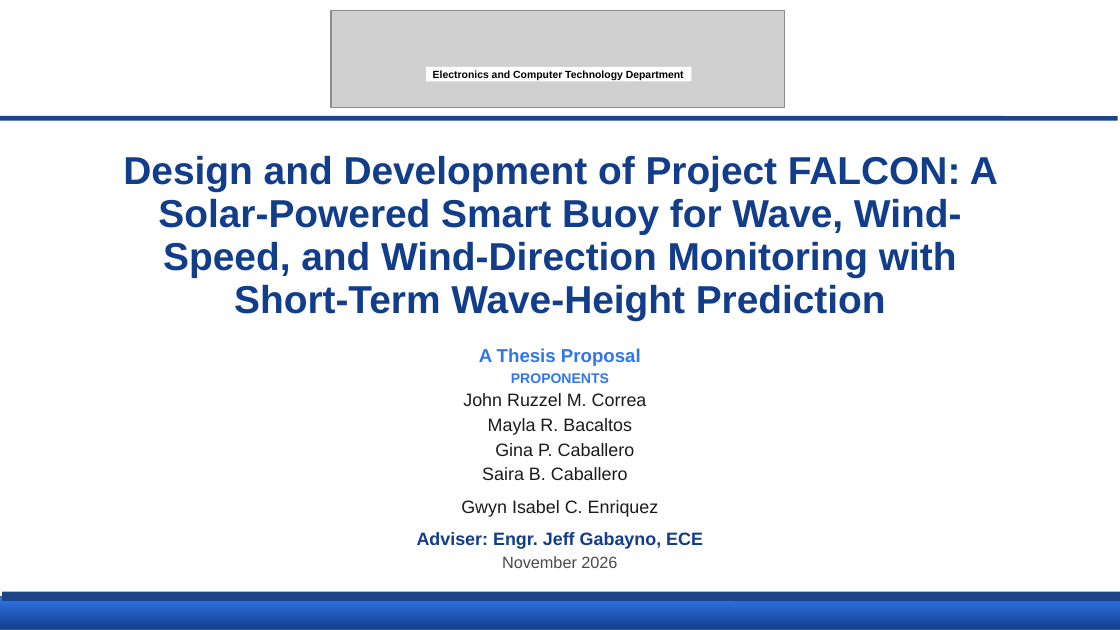
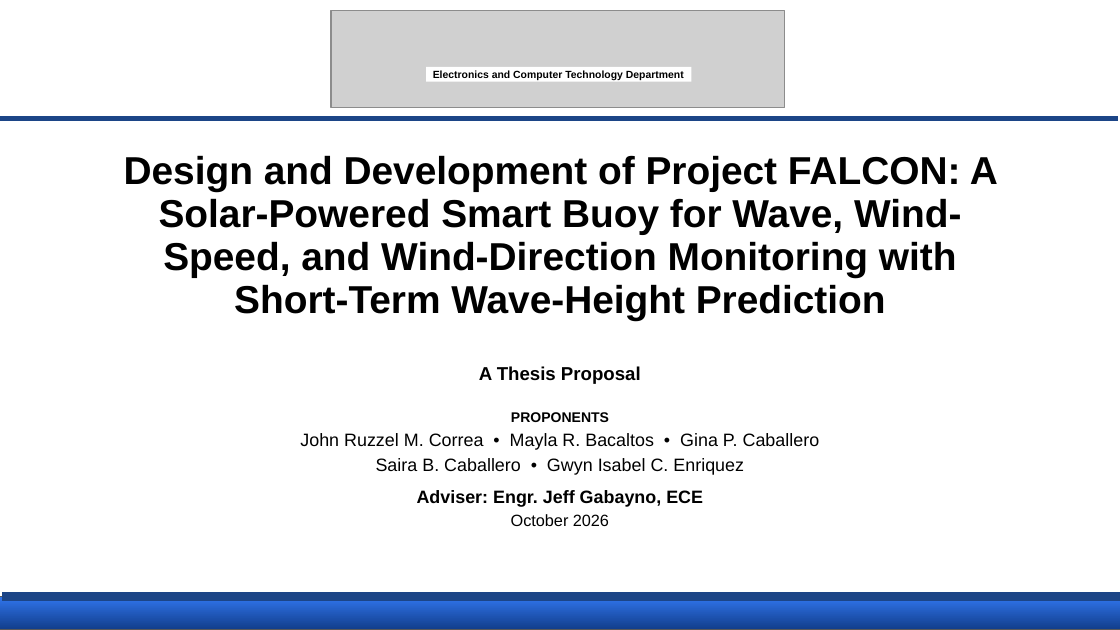
Before and after one commit to Ruzz-1010/Project-FALCON-01, a slide deck: slide 1 of THESIS DOCUMENTATION/FALCON_Proposal_Defense.pptx. Drawn at 1120x630 pixels with LibreOffice and Linux fonts; fonts in the diff are those of the drawing; grey boxes stand for pictures. Boxes give left, top, right and bottom in pixels: in the first picture for what was removed or moved away, otherwise in the second. Text is boxed around its words. In the diff, an @@ line names an element or a change of style, - is before the commit and + after.

Commit message:
docs: set proposal defense deck text to black

```diff
--- a/THESIS DOCUMENTATION/FALCON_Proposal_Defense.pptx
+++ b/THESIS DOCUMENTATION/FALCON_Proposal_Defense.pptx
@@ text "Design and Development of Project ..." at box(124, 155, 998, 320): text colour #113D8A to #000000 @@
@@ text "A Thesis Proposal": place and size @@
-text "A Thesis Proposal" at box(479, 348, 641, 366)
+text "A Thesis Proposal" at box(479, 366, 641, 384)
@@ text "A Thesis Proposal" at box(479, 366, 641, 384): text colour #3176EE to #000000 @@
@@ text "PROPONENTS": place and size @@
-text "PROPONENTS" at box(417, 373, 703, 568)
+text "PROPONENTS" at box(300, 412, 820, 526)
@@ text at box(417, 412, 703, 507): text colour #3176EE to #000000 in "PROPONENTS"; text colour #113D8A to #000000 in "Adviser: Engr. Jeff Gabayno, ECE" @@
@@ text at box(300, 433, 820, 475): text changed; text colour #1A1A1A to #000000 @@
-John Ruzzel M. Correa
-Mayla R. Bacaltos
-Gina P. Caballero
-Saira B. Caballero
-Gwyn Isabel C. Enriquez
+John Ruzzel M. Correa • Mayla R. Bacaltos • Gina P. Caballero
+Saira B. Caballero • Gwyn Isabel C. Enriquez
@@ text at box(511, 514, 609, 526): text changed; text colour #4A4A4A to #000000 @@
-November 2026
+October 2026
```
Also in this commit, not shown: 34 other slides changed, 1 slide added.
